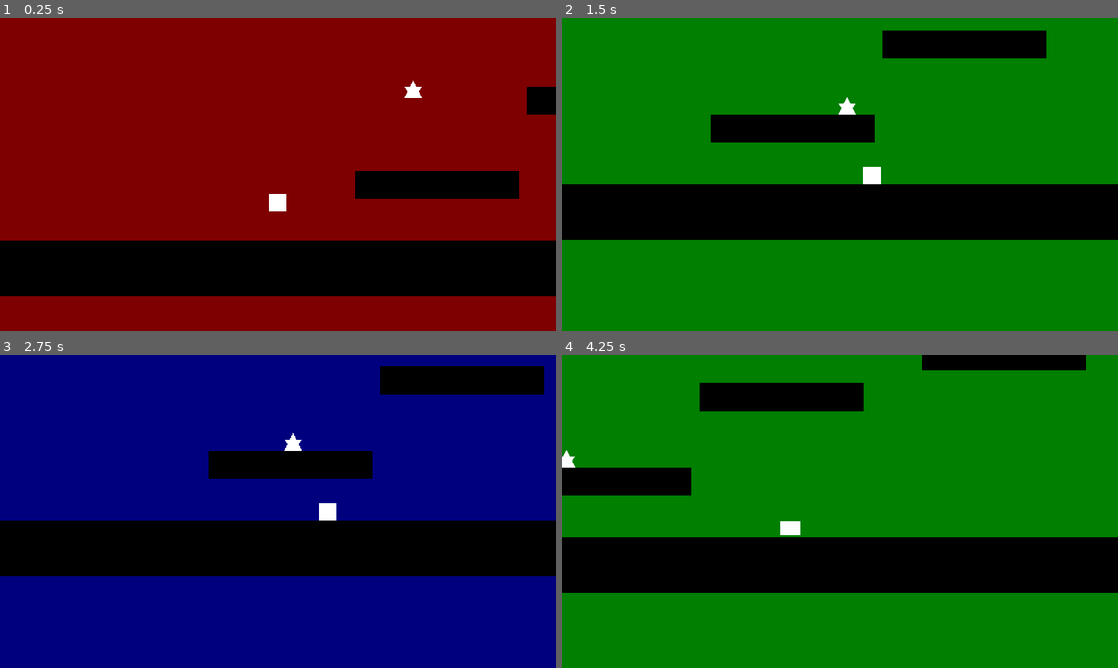
Above: before the commit, frames 1-4 (two rows, left to right).
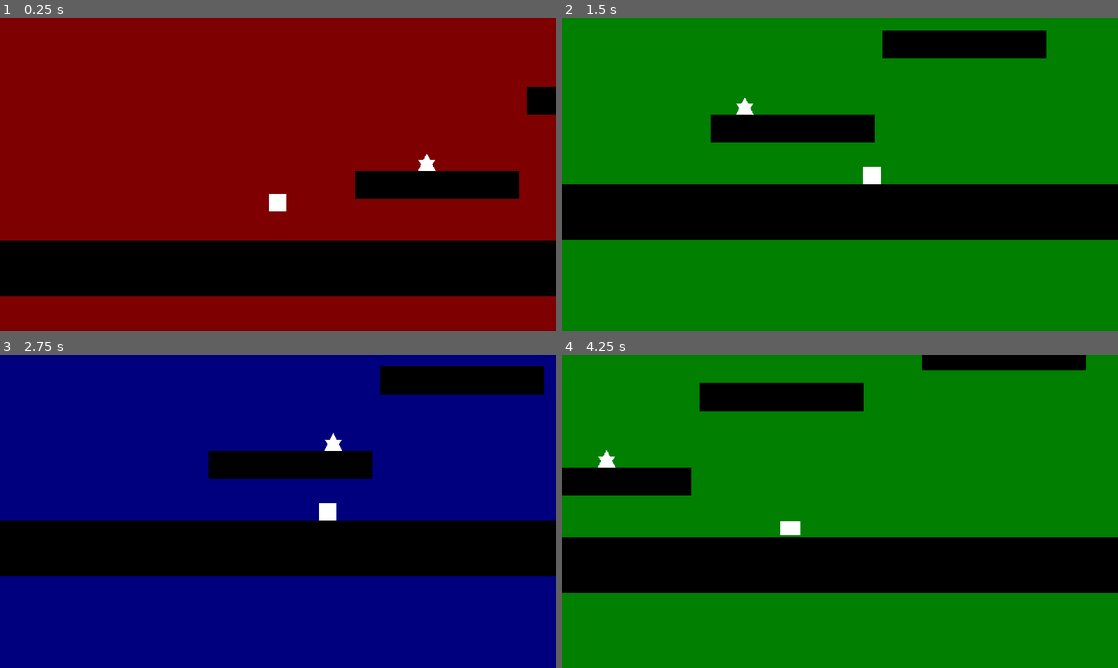
Above: after the commit, the same moments.

Repository: noc7c9/dye-dont-die
Game: Godot game, scene res://main.tscn
Same seed, same stepped clock (60 frames per second), same inputs: the game is played once before the commit and once after it.
Inputs:
- Up to frame 1 (0.25 s): no input
- Up to frame 2 (1.5 s): hold Right (move_right) 0.53-1.28 s; tap Space (jump) at 0.77 s; hold Left (move_left) from 1.28 s (still down)
- Up to frame 3 (2.75 s): tap Space (jump) at 1.52 s; release Left (move_left) at 2.03 s; hold Right (move_right) from 2.03 s (still down)
- Up to frame 4 (4.25 s): tap Space (jump) at 3.02, 3.77 s; release Right (move_right) at 3.53 s; hold Left (move_left) from 3.53 s (still down)

The runs differ from the first frame. In frame 1, 0.2% of the frame differs, in the area x 72-79%, y 20-49%; in frame 2, 0.2%; in frame 3, 0.2%, in the area x 51-62%, y 24-31%; in frame 4, 0.2%.

Commit message:
Start goomba collidable

Diff:
--- a/main.tscn
+++ b/main.tscn
@@ -19,7 +19,7 @@
 }
 
 [node name="goomba" parent="." instance=ExtResource( 4 )]
-position = Vector2( 417, 104 )
+position = Vector2( 441, 220 )
 
 [node name="player" parent="." instance=ExtResource( 2 )]
 position = Vector2( 260, 234 )
--- a/src/goomba/goomba.gd
+++ b/src/goomba/goomba.gd
@@ -11,11 +11,18 @@
 
 onready var ray_left: RayCast2D = $ray_left
 onready var ray_right: RayCast2D = $ray_right
+onready var area_left: Area2D = $area_left
+onready var area_right: Area2D = $area_right
+onready var area_top: Area2D = $area_top
+
+func _ready():
+    area_left.connect('body_entered', self, '_on_body_entered')
+    area_right.connect('body_entered', self, '_on_body_entered')
+    area_top.connect('body_entered', self, '_on_body_entered')
 
 func _physics_process(delta):
     if not ray_right.is_colliding() or not ray_left.is_colliding():
         h_dir *= -1
-
 
     v_speed += gravity * delta
     v_speed = min(v_speed, max_fall_speed)
@@ -24,3 +31,6 @@
     motion.x = h_dir * speed * delta
 
     motion = move_and_slide(motion, Vector2.UP)
+
+func _on_body_entered(body):
+    print('body entered ', body.is_in_group('player'))
--- a/src/goomba/goomba.tscn
+++ b/src/goomba/goomba.tscn
@@ -1,9 +1,15 @@
-[gd_scene load_steps=4 format=2]
+[gd_scene load_steps=6 format=2]
 
 [ext_resource path="res://src/goomba/goomba.png" type="Texture" id=1]
 [ext_resource path="res://src/goomba/goomba.gd" type="Script" id=2]
 
 [sub_resource type="RectangleShape2D" id=1]
+
+[sub_resource type="RectangleShape2D" id=2]
+extents = Vector2( 3, 10 )
+
+[sub_resource type="RectangleShape2D" id=3]
+extents = Vector2( 10, 3 )
 
 [node name="goomba" type="KinematicBody2D"]
 script = ExtResource( 2 )
@@ -29,3 +35,21 @@
 position = Vector2( 10, 11 )
 enabled = true
 cast_to = Vector2( 3, 0 )
+
+[node name="area_right" type="Area2D" parent="."]
+
+[node name="CollisionShape2D" type="CollisionShape2D" parent="area_right"]
+position = Vector2( 13, 0 )
+shape = SubResource( 2 )
+
+[node name="area_left" type="Area2D" parent="."]
+
+[node name="CollisionShape2D" type="CollisionShape2D" parent="area_left"]
+position = Vector2( -13, 0 )
+shape = SubResource( 2 )
+
+[node name="area_top" type="Area2D" parent="."]
+
+[node name="CollisionShape2D" type="CollisionShape2D" parent="area_top"]
+position = Vector2( 0, -13 )
+shape = SubResource( 3 )
--- a/src/player/player.tscn
+++ b/src/player/player.tscn
@@ -13,13 +13,15 @@
 
 [sub_resource type="RectangleShape2D" id=2]
 
-[node name="player" type="KinematicBody2D"]
+[node name="player" type="KinematicBody2D" groups=[
+"player",
+]]
 script = ExtResource( 2 )
 
 [node name="AnimatedSprite" type="AnimatedSprite" parent="."]
 position = Vector2( -9.53674e-07, -9.53674e-07 )
 scale = Vector2( 0.3125, 0.3125 )
-frames = SubResource( 3 )
+frames = SubResource( 1 )
 animation = "idle"
 
 [node name="stand_shape" type="CollisionShape2D" parent="."]
Not shown: 1 places in src/player/player.tscn that only renumber resources
